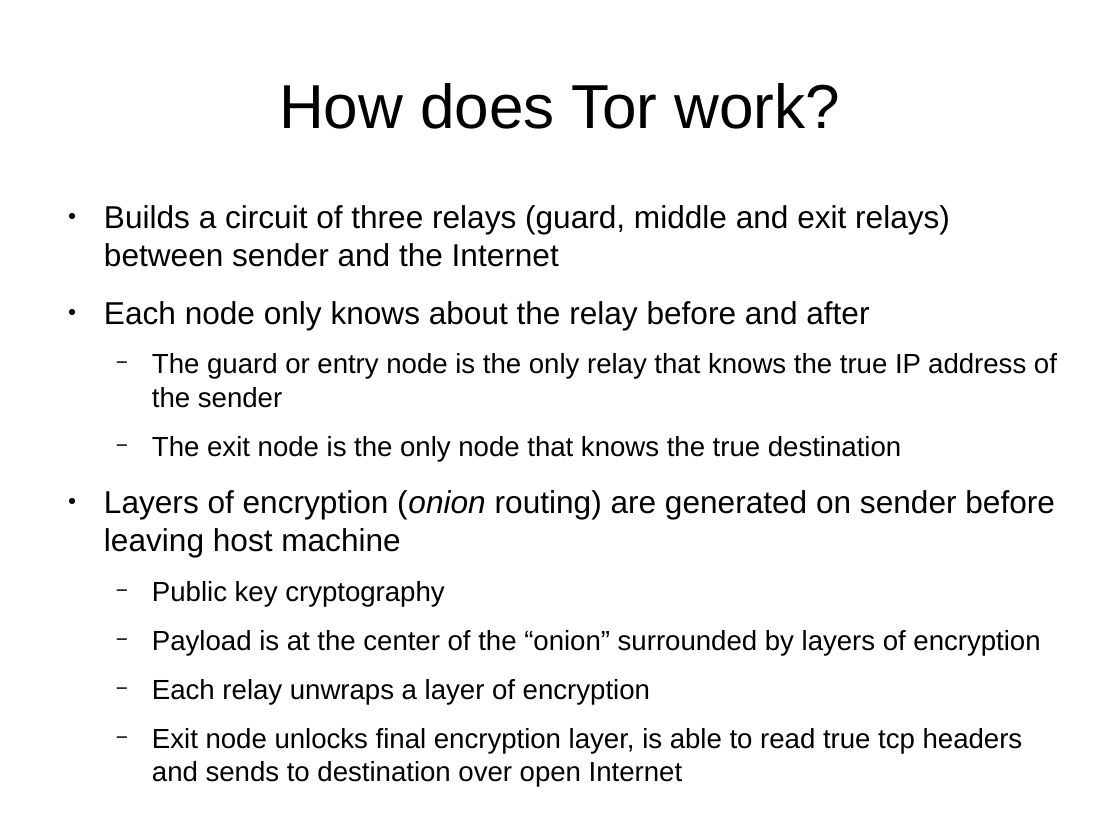
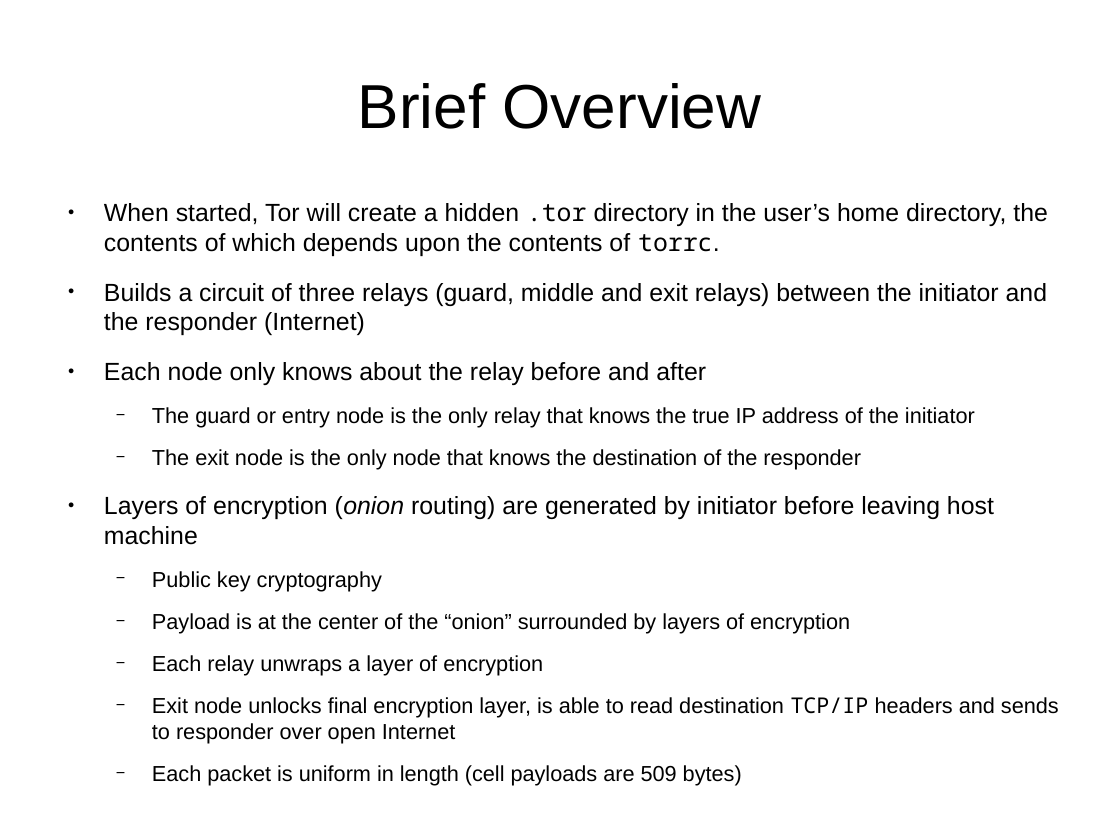
Before and after one commit to btoll/benjamintoll.com, a slide deck: slide 18 of static/talks/tor.odp (slide 7 before the commit). Drawn at 1120x840 pixels with LibreOffice and Linux fonts; fonts in the diff are those of the drawing. Boxes give left, top, right and bottom in pixels: in the first picture for what was removed or moved away, otherwise in the second. Text is boxed around its words. In the diff, an @@ line names an element or a change of style, - is before the commit and + after.

Commit message:
Updated Tor talk

```diff
--- a/static/talks/tor.odp
+++ b/static/talks/tor.odp
@@ title at (358, 83, 762, 129): text changed @@
-How does Tor work?
+Brief Overview
@@ text at (104, 203, 1048, 335): text changed; size 22.4 to 17.6 pt @@
-● Builds a circuit of three relays (guard, middle and exit relays) between sender and the Internet
+● When started, Tor will create a hidden .tor directory in the user’s home directory, the contents of which depends upon the contents of torrc.
+● Builds a circuit of three relays (guard, middle and exit relays) between the initiator and the responder (Internet)
@@ text at (104, 362, 850, 676): size 22.4 to 17.6 pt in "Each node only knows about the relay ..."; size 19.6 to 15.4 pt in "Public key cryptography", "Payload is at the center of the ...", "Each relay unwraps a layer of encryption" @@
@@ text at (104, 407, 994, 545): text changed; size 19.6 to 15.4 pt @@
-  − The guard or entry node is the only relay that knows the true IP address of the sender
-  − The exit node is the only node that knows the true destination
-● Layers of encryption (onion routing) are generated on sender before leaving host machine
+  − The guard or entry node is the only relay that knows the true IP address of the initiator
+  − The exit node is the only node that knows the destination of the responder
+● Layers of encryption (onion routing) are generated by initiator before leaving host machine
@@ text at (152, 697, 1059, 786): text changed; size 19.6 to 15.4 pt @@
-  − Exit node unlocks final encryption layer, is able to read true tcp headers and sends to destination over open Internet
+  − Exit node unlocks final encryption layer, is able to read destination TCP/IP headers and sends to responder over open Internet
+  − Each packet is uniform in length (cell payloads are 509 bytes)
```
Also in this commit, not shown: 8 other slides changed, 25 slides added, 2 slides removed, 1 other file.
